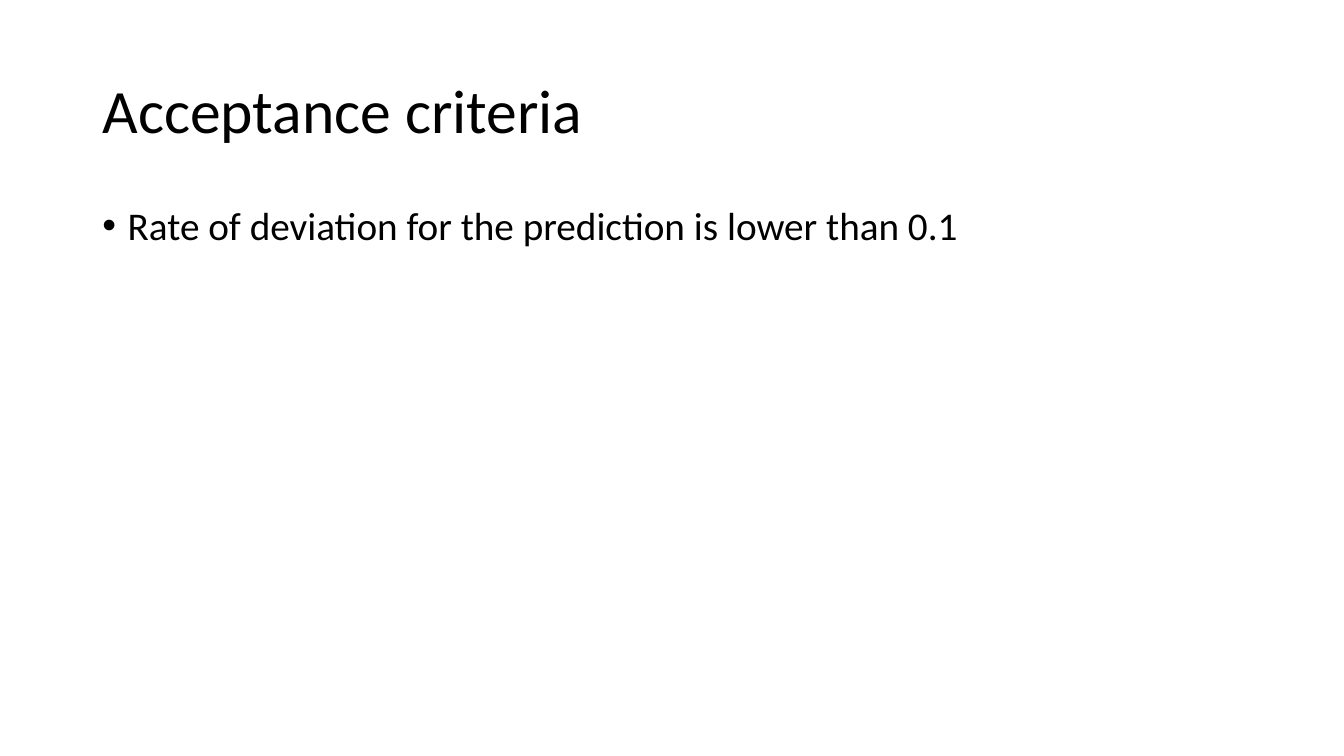
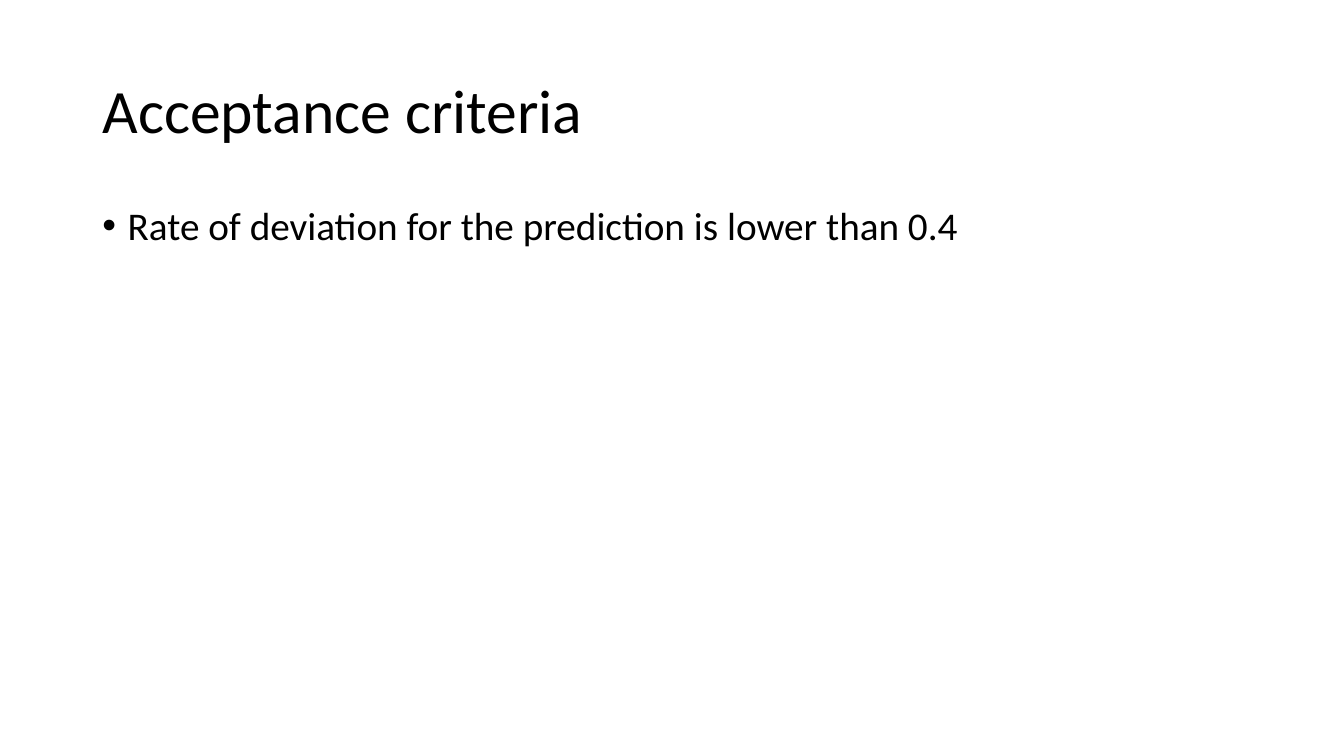
Before and after one commit to AndongWang/Upload, a slide deck: slide 7 of planning.pptx. Drawn at 1344x756 pixels with LibreOffice and Linux fonts; fonts in the diff are those of the drawing. Boxes give left, top, right and bottom in pixels: in the first picture for what was removed or moved away, otherwise in the second. Text is boxed around its words. In the diff, an @@ line names an element or a change of style, - is before the commit and + after.

```diff
--- a/planning.pptx
+++ b/planning.pptx
@@ text at [128, 212, 958, 247]: text changed @@
-• Rate of deviation for the prediction is lower than 0.1
+• Rate of deviation for the prediction is lower than 0.4
```
Also in this commit, not shown: 1 other slide changed.
